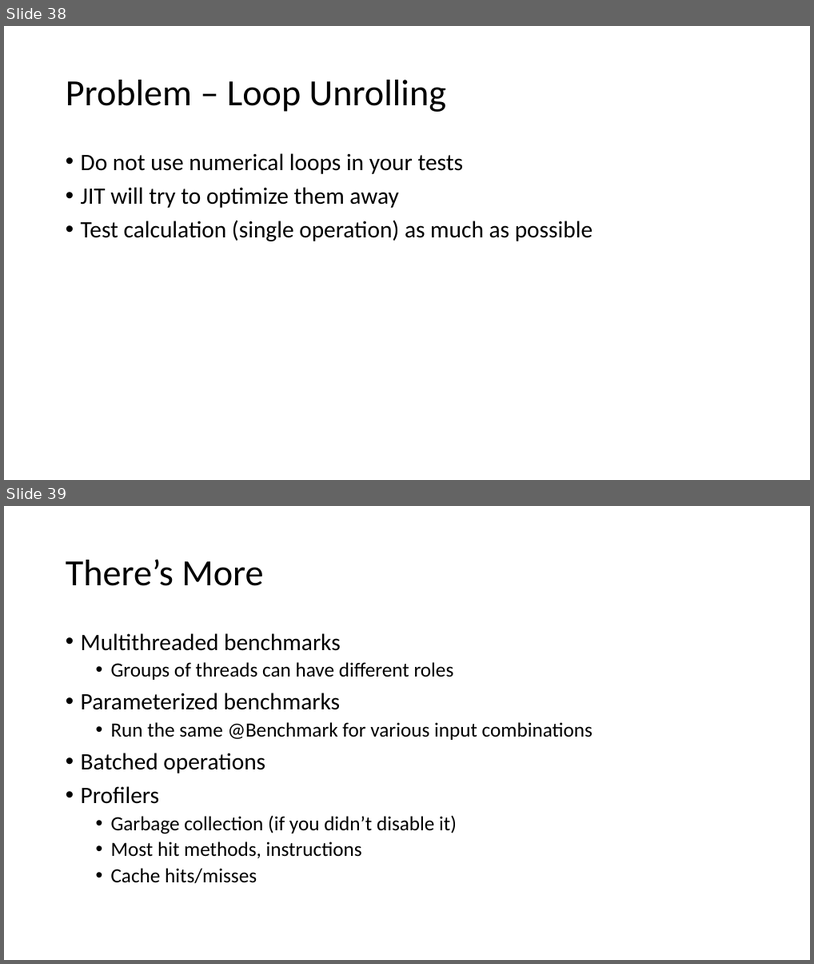
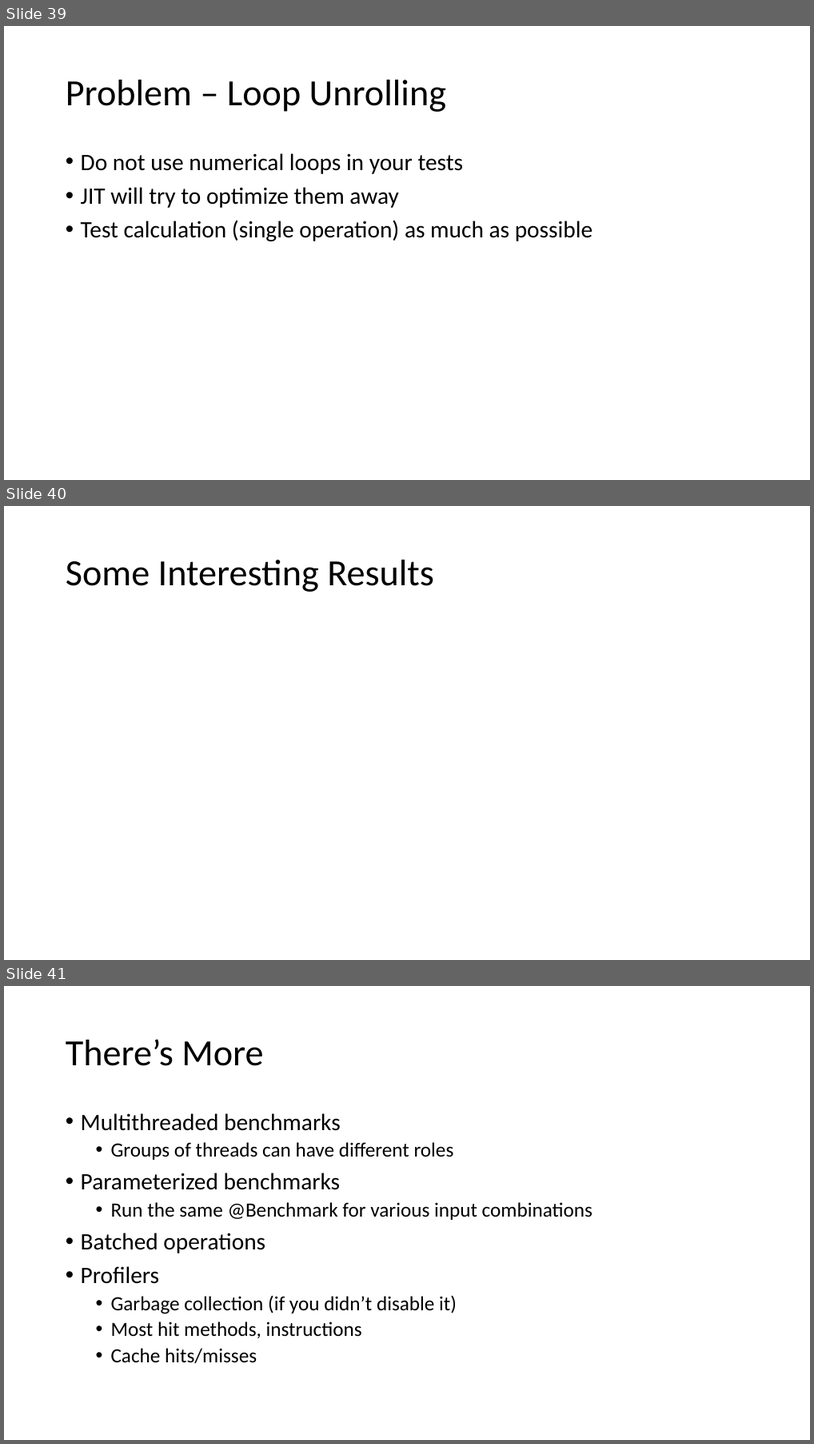
Before and after one commit to tresat/JMH-Presentation, a slide deck: doc/slides.pptx. Shown one above the other, each under a label of ours: slides 38 and 39 before the commit, slides 39, 40 and 41 after it. The pictures are 814x964 and 814x1444 pixels, drawn with LibreOffice and Linux fonts; fonts in the diff are those of the drawing. Boxes give left, top, right and bottom in pixels: in the first picture for what was removed or moved away, otherwise in the second. Text is boxed around its words. In the diff, an @@ line names an element or a change of style, - is before the commit and + after.

```diff
--- a/doc/slides.pptx
+++ b/doc/slides.pptx
@@ slide 40 added at <box>4,506,810,960</box>, background #FFFFFF @@
@@ title added at <box>66,560,434,592</box>, 44 pt, text #000000 @@
+Some Interesting Results
@@ what was slide 38 is now slide 39 @@
@@ what was slide 39 is now slide 41 @@
```
Also in this commit, not shown: 4 slides changed, 1 other slide added, 41 other files.
